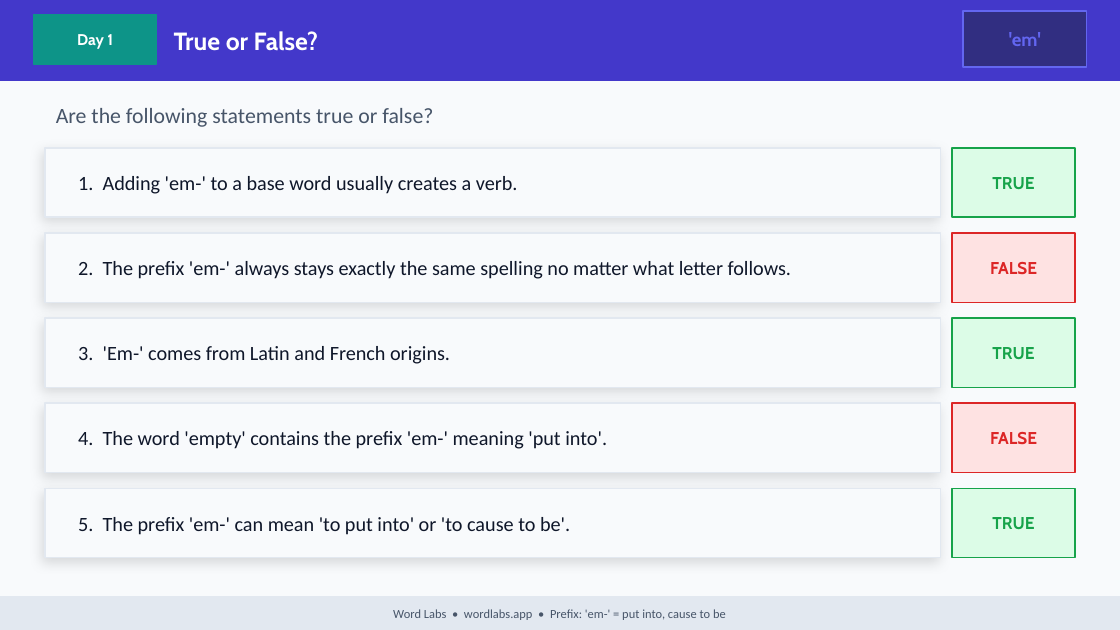
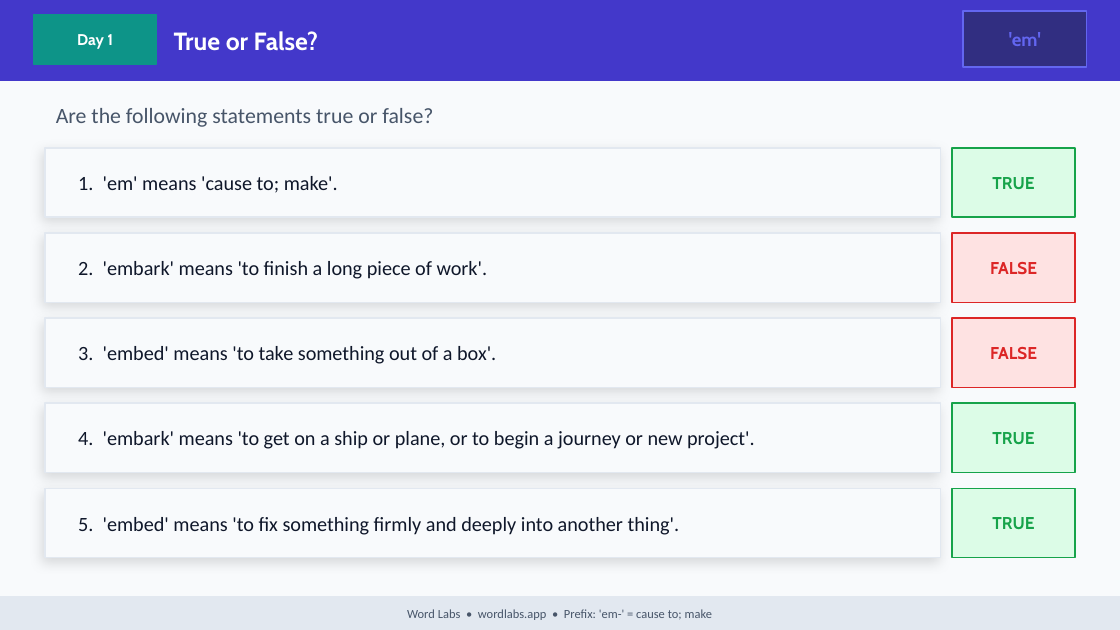
Before and after one commit to NickD135/morphology-builder, a slide deck: slide 5 of output/wordlabs-em-prefix-3day.pptx. Drawn at 1120x630 pixels with LibreOffice and Linux fonts; fonts in the diff are those of the drawing. Boxes give left, top, right and bottom in pixels: in the first picture for what was removed or moved away, otherwise in the second. Text is boxed around its words. In the diff, an @@ line names an element or a change of style, - is before the commit and + after.

```diff
--- a/output/wordlabs-em-prefix-3day.pptx
+++ b/output/wordlabs-em-prefix-3day.pptx
@@ text at bbox=[78, 176, 338, 193]: text changed @@
-1. Adding 'em-' to a base word usually creates a verb.
+1. 'em' means 'cause to; make'.
@@ text at bbox=[78, 261, 488, 279]: text changed @@
-2. The prefix 'em-' always stays exactly the same spelling no matter what letter follows.
+2. 'embark' means 'to finish a long piece of work'.
@@ rectangle at bbox=[952, 318, 1075, 388]: fill #DCFCE7 to #FEE2E2; outline #16A34A 1 pt to #DC2626 1 pt @@
@@ text "FALSE": place and size @@
-text "FALSE" at bbox=[990, 432, 1037, 444]
+text "FALSE" at bbox=[990, 347, 1037, 359]
@@ text at bbox=[78, 346, 496, 364]: text changed @@
-3. 'Em-' comes from Latin and French origins.
+3. 'embed' means 'to take something out of a box'.
@@ rectangle at bbox=[952, 403, 1075, 473]: fill #FEE2E2 to #DCFCE7; outline #DC2626 1 pt to #16A34A 1 pt @@
@@ text "TRUE": place and size @@
-text "TRUE" at bbox=[992, 347, 1034, 359]
+text "TRUE" at bbox=[992, 432, 1034, 444]
@@ text at bbox=[78, 431, 755, 449]: text changed @@
-4. The word 'empty' contains the prefix 'em-' meaning 'put into'.
+4. 'embark' means 'to get on a ship or plane, or to begin a journey or new project'.
@@ text at bbox=[78, 517, 680, 535]: text changed @@
-5. The prefix 'em-' can mean 'to put into' or 'to cause to be'.
+5. 'embed' means 'to fix something firmly and deeply into another thing'.
@@ text at bbox=[407, 609, 712, 620]: text changed @@
-Word Labs • wordlabs.app • Prefix: 'em-' = put into, cause to be
+Word Labs • wordlabs.app • Prefix: 'em-' = cause to; make
```
Also in this commit, not shown: 34 other slides changed, 16 other files.
